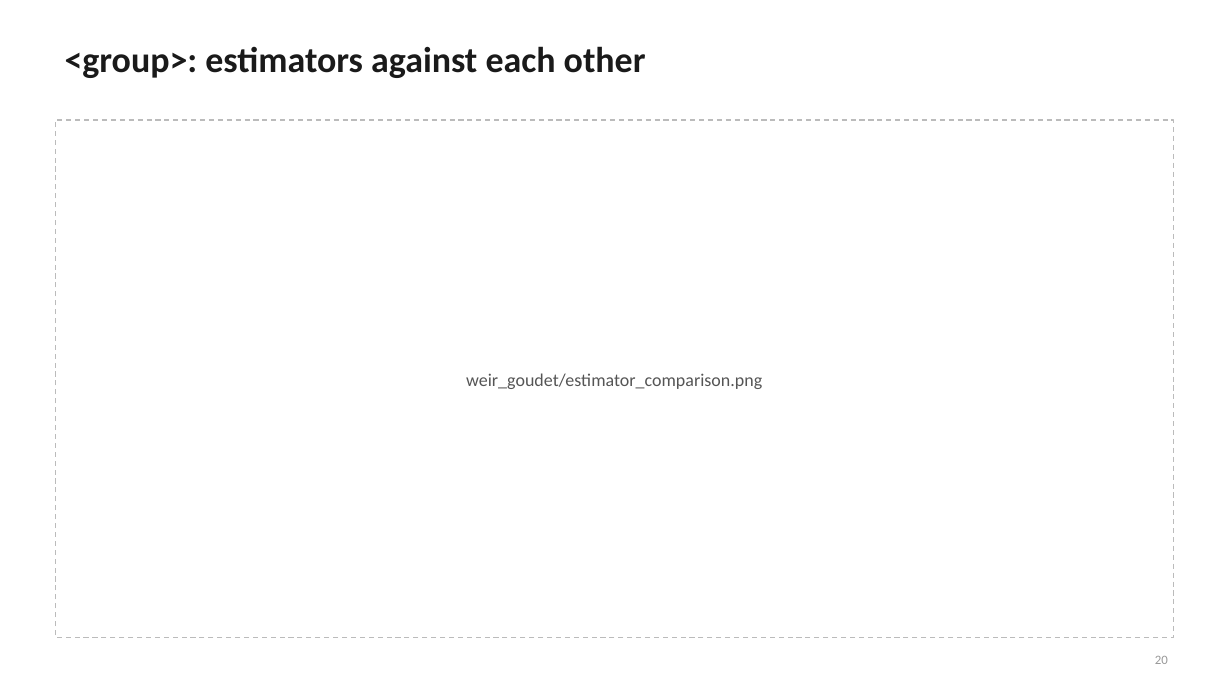
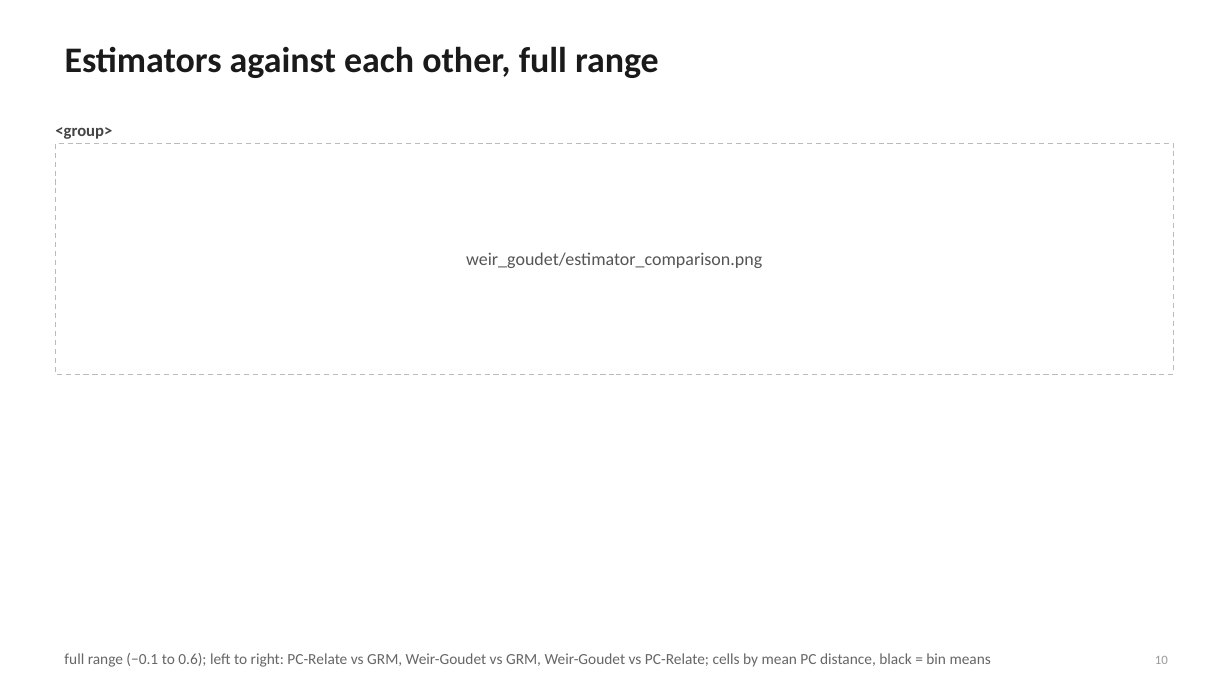
Before and after one commit to mkiravn/aou-covariance, a slide deck: slide 10 of slides/relatedness_condensed.pptx (slide 20 before the commit). Drawn at 1232x693 pixels with LibreOffice and Linux fonts; fonts in the diff are those of the drawing. Boxes give left, top, right and bottom in pixels: in the first picture for what was removed or moved away, otherwise in the second. Text is boxed around its words. In the diff, an @@ line names an element or a change of style, - is before the commit and + after.

```diff
--- a/slides/relatedness_condensed.pptx
+++ b/slides/relatedness_condensed.pptx
@@ title at [65, 46, 659, 78]: text changed @@
-<group>: estimators against each other
+Estimators against each other, full range
@@ text "weir_goudet/estimator_comparison.png": place and size @@
-text "weir_goudet/estimator_comparison.png" at [466, 373, 762, 389]
+text "weir_goudet/estimator_comparison.png" at [466, 252, 762, 268]
@@ rectangle: place and size @@
-rectangle at [55, 120, 1174, 638]
+rectangle at [55, 143, 1174, 374]
@@ text added at [55, 127, 112, 139], 13 pt, text #444444, bold @@
+<group>
@@ text added at [64, 653, 991, 667], 12 pt, text #666666 @@
+full range (−0.1 to 0.6); left to right: PC-Relate vs GRM, Weir-Goudet vs GRM, Weir-Goudet vs PC-Relate; cells by mean PC distance, black = bin means
```
Also in this commit, not shown: 1 other slide changed, 1 other file.
